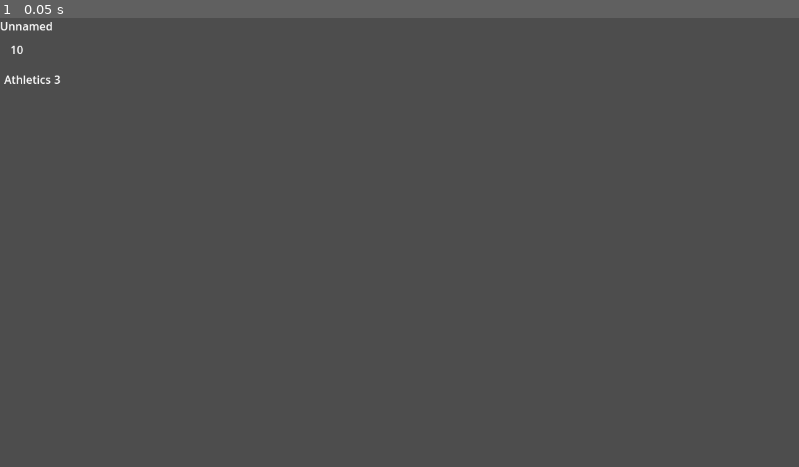
Above: before the commit, frame 1.
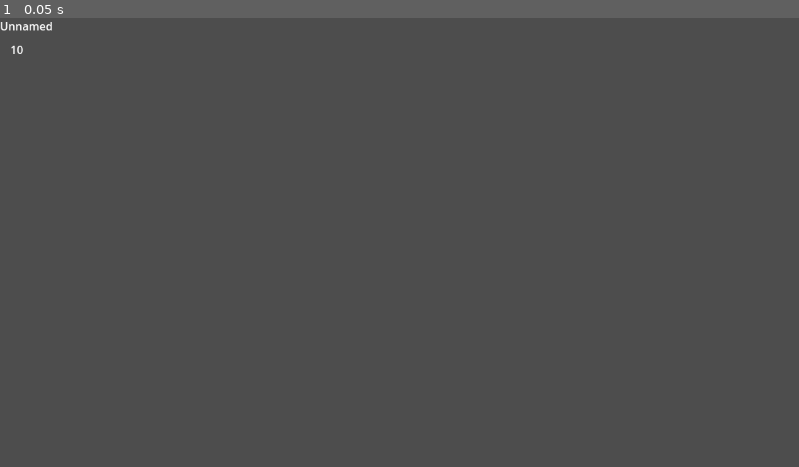
Above: after the commit, the same moment.

Repository: ETHale/DnDCharSheet
Game: Godot game, scene res://Scene/CharacterSheet.tscn
Same seed, same stepped clock (60 frames per second), same inputs: the game is played once before the commit and once after it.
Inputs:
- Up to frame 1 (0.05 s): no input

The runs differ from the first frame. In frame 1, less than 0.1% of the frame differs, in the area x 0-8%, y 12-15%.

Commit message:
wasn't saved from last - switch to groups

Diff:
--- a/Scene/CharacterSheet.tscn
+++ b/Scene/CharacterSheet.tscn
@@ -1,7 +1,6 @@
-[gd_scene load_steps=3 format=3 uid="uid://dcvu5ymb1df73"]
+[gd_scene load_steps=2 format=3 uid="uid://dcvu5ymb1df73"]
 
 [ext_resource type="Script" path="res://Scripts/CharacterSheet.gd" id="1_x1xng"]
-[ext_resource type="PackedScene" uid="uid://codmp0sgsnlxg" path="res://Scene/skill.tscn" id="2_ny50b"]
 
 [node name="CharacterSheet" type="Control"]
 layout_mode = 3
@@ -31,5 +30,3 @@
 offset_right = 40.0
 offset_bottom = 23.0
 text = "10"
-
-[node name="Athletics" parent="." instance=ExtResource("2_ny50b")]
